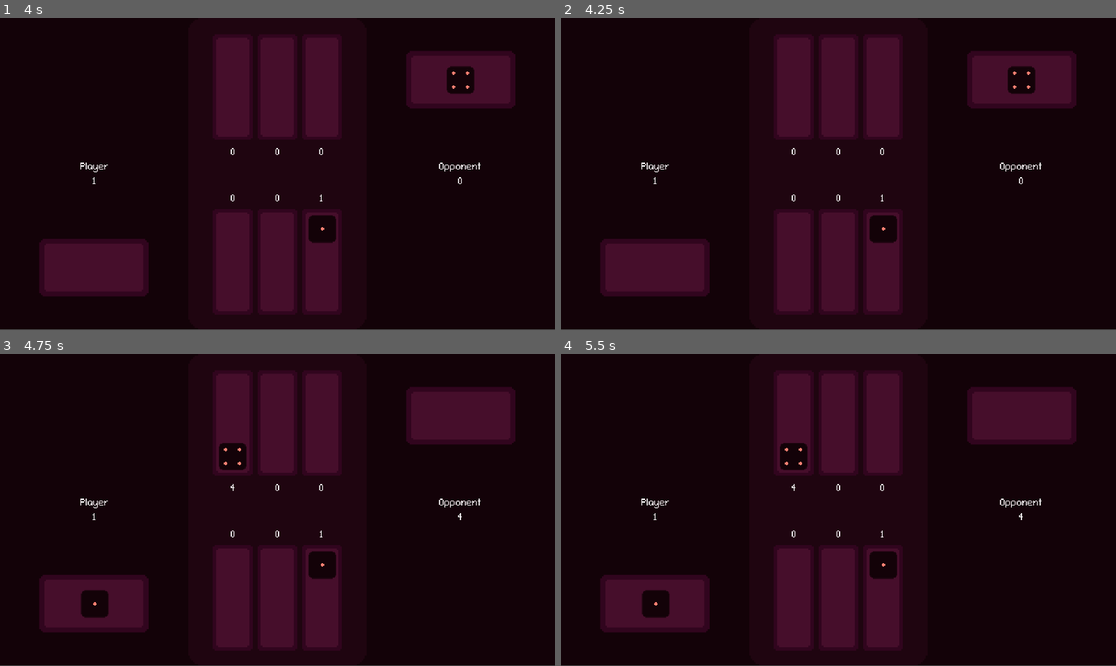
Above: before the commit, frames 1-4 (two rows, left to right).
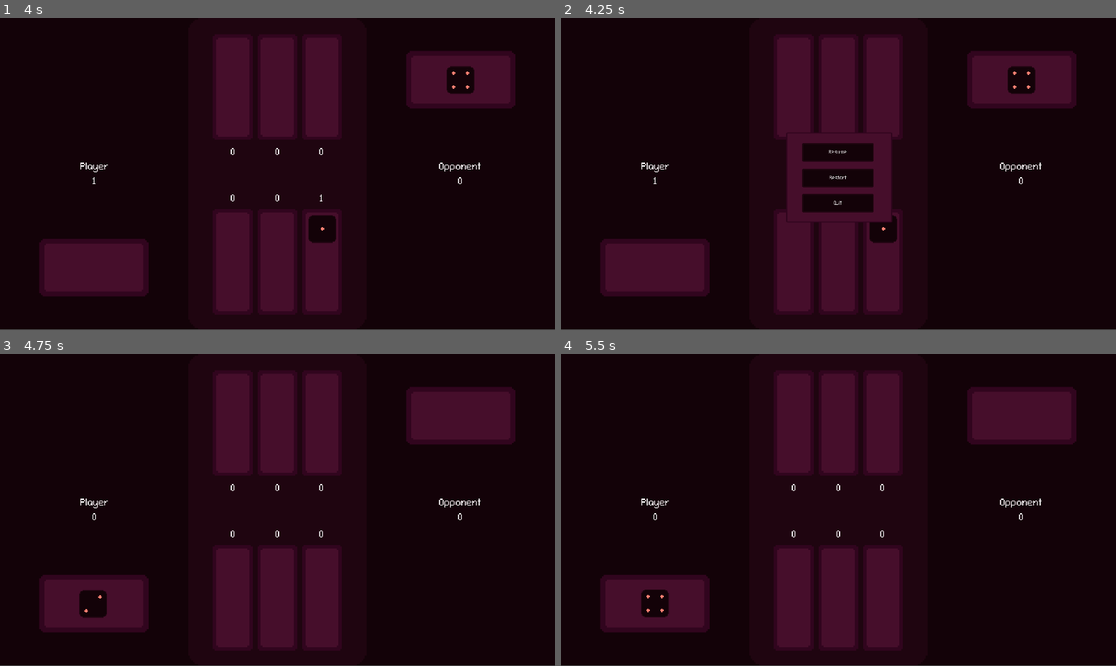
Above: after the commit, the same moments.

Repository: kimalysha93/knucklebones
Game: Godot game, scene res://knucklebones.tscn
The game is run twice, just before and just after one commit, with the same random seed, the same clock (stepped at 60 frames per second) and the same inputs.
Inputs (mouse positions are in pixels of both pictures, inside the frame that each line leads up to):
- Up to frame 1 (4 s): move the mouse to (233, 261) at 0.52 s; click (233, 261) at 0.67 s; move the mouse to (277, 261) at 1.27 s; click (277, 261) at 1.42 s; tap Enter at 2 s; move the mouse to (321, 261) at 2.02 s; click (321, 261) at 2.17 s; move the mouse to (249, 236) at 2.77 s; click (249, 236) at 2.92 s; tap Space at 3.5 s; move the mouse to (444, 220) at 3.52 s; click (444, 220) at 3.67 s
- Up to frame 2 (4.25 s): tap Escape (esc) at 4.15 s
- Up to frame 3 (4.75 s): click (277, 513) at 4.25 s, where only the run after the commit has a clickable "Restart"
- Up to frame 4 (5.5 s): tap Enter at 5 s; move the mouse to (672, 463) at 5.02 s; click (672, 463) at 5.17 s

Frame 1 is identical in both runs. In frame 2, 2.3% of the frame differs, in the area x 40-60%, y 36-66%; in frame 3, 1.0%; in frame 4, 1.0%.

Commit message:
button colours

Diff:
--- a/knucklebones.tscn
+++ b/knucklebones.tscn
@@ -18,6 +18,25 @@
 border_width_bottom = 4
 border_color = Color(0.192157, 0.0196078, 0.117647, 1)
 
+[sub_resource type="StyleBoxFlat" id="StyleBoxFlat_2h7so"]
+bg_color = Color(0.121569, 0.0196078, 0.0627451, 1)
+corner_radius_top_left = 4
+corner_radius_top_right = 4
+corner_radius_bottom_right = 4
+corner_radius_bottom_left = 4
+
+[sub_resource type="StyleBoxFlat" id="StyleBoxFlat_8nik8"]
+bg_color = Color(0.0745098, 0.00784314, 0.0313726, 1)
+border_width_left = 4
+border_width_top = 4
+border_width_right = 4
+border_width_bottom = 4
+border_color = Color(0.121569, 0.0196078, 0.0627451, 1)
+corner_radius_top_left = 4
+corner_radius_top_right = 4
+corner_radius_bottom_right = 4
+corner_radius_bottom_left = 4
+
 [node name="Knucklebones" type="Node2D"]
 process_mode = 1
 
@@ -242,7 +261,6 @@
 scale = Vector2(3, 3)
 
 [node name="GameOver" type="CanvasLayer" parent="."]
-visible = false
 script = ExtResource("3_m8h7s")
 
 [node name="Panel" type="Panel" parent="GameOver"]
@@ -295,10 +313,11 @@
 grow_horizontal = 2
 grow_vertical = 2
 theme_override_font_sizes/font_size = 28
+theme_override_styles/hover = SubResource("StyleBoxFlat_2h7so")
+theme_override_styles/normal = SubResource("StyleBoxFlat_8nik8")
 text = "Play Again?"
 
 [node name="PauseMenu" type="CanvasLayer" parent="."]
-visible = false
 offset = Vector2(0, 100)
 transform = Transform2D(1, 0, 0, 1, 0, 100)
 
--- a/pause_menu.tscn
+++ b/pause_menu.tscn
@@ -9,6 +9,63 @@
 border_width_right = 4
 border_width_bottom = 4
 border_color = Color(0.192157, 0.0196078, 0.117647, 1)
+corner_radius_top_left = 4
+corner_radius_top_right = 4
+corner_radius_bottom_right = 4
+corner_radius_bottom_left = 4
+
+[sub_resource type="StyleBoxFlat" id="StyleBoxFlat_2nc7s"]
+bg_color = Color(0.121569, 0.0196078, 0.0627451, 1)
+corner_radius_top_left = 4
+corner_radius_top_right = 4
+corner_radius_bottom_right = 4
+corner_radius_bottom_left = 4
+
+[sub_resource type="StyleBoxFlat" id="StyleBoxFlat_nwcfo"]
+bg_color = Color(0.0745098, 0.00784314, 0.0313726, 1)
+border_width_left = 4
+border_width_top = 4
+border_width_right = 4
+border_width_bottom = 4
+border_color = Color(0.121569, 0.0196078, 0.0627451, 1)
+corner_radius_top_left = 4
+corner_radius_top_right = 4
+corner_radius_bottom_right = 4
+corner_radius_bottom_left = 4
+
+[sub_resource type="StyleBoxFlat" id="StyleBoxFlat_d3xb4"]
+bg_color = Color(0.121569, 0.0196078, 0.0627451, 1)
+corner_radius_top_left = 4
+corner_radius_top_right = 4
+corner_radius_bottom_right = 4
+corner_radius_bottom_left = 4
+
+[sub_resource type="StyleBoxFlat" id="StyleBoxFlat_05uyy"]
+bg_color = Color(0.0745098, 0.00784314, 0.0313726, 1)
+border_width_left = 4
+border_width_top = 4
+border_width_right = 4
+border_width_bottom = 4
+border_color = Color(0.121569, 0.0196078, 0.0627451, 1)
+corner_radius_top_left = 4
+corner_radius_top_right = 4
+corner_radius_bottom_right = 4
+corner_radius_bottom_left = 4
+
+[sub_resource type="StyleBoxFlat" id="StyleBoxFlat_mxa3g"]
+bg_color = Color(0.121569, 0.0196078, 0.0627451, 1)
+corner_radius_top_left = 4
+corner_radius_top_right = 4
+corner_radius_bottom_right = 4
+corner_radius_bottom_left = 4
+
+[sub_resource type="StyleBoxFlat" id="StyleBoxFlat_p81d2"]
+bg_color = Color(0.0745098, 0.00784314, 0.0313726, 1)
+border_width_left = 4
+border_width_top = 4
+border_width_right = 4
+border_width_bottom = 4
+border_color = Color(0.121569, 0.0196078, 0.0627451, 1)
 corner_radius_top_left = 4
 corner_radius_top_right = 4
 corner_radius_bottom_right = 4
@@ -58,6 +115,8 @@
 grow_vertical = 2
 size_flags_horizontal = 4
 size_flags_vertical = 4
+theme_override_styles/hover = SubResource("StyleBoxFlat_2nc7s")
+theme_override_styles/normal = SubResource("StyleBoxFlat_nwcfo")
 text = "Resume"
 
 [node name="Restart" type="Button" parent="PanelContainer/Control"]
@@ -75,6 +134,8 @@
 grow_vertical = 2
 size_flags_horizontal = 4
 size_flags_vertical = 4
+theme_override_styles/hover = SubResource("StyleBoxFlat_d3xb4")
+theme_override_styles/normal = SubResource("StyleBoxFlat_05uyy")
 text = "Restart"
 
 [node name="Quit" type="Button" parent="PanelContainer/Control"]
@@ -92,6 +153,8 @@
 grow_vertical = 2
 size_flags_horizontal = 4
 size_flags_vertical = 4
+theme_override_styles/hover = SubResource("StyleBoxFlat_mxa3g")
+theme_override_styles/normal = SubResource("StyleBoxFlat_p81d2")
 text = "Quit"
 
 [connection signal="pressed" from="PanelContainer/Control/Resume" to="." method="_on_resume_pressed"]
Not shown: 1 places in knucklebones.tscn that only renumber resources
Not shown: 1 places in pause_menu.tscn that only renumber resources
